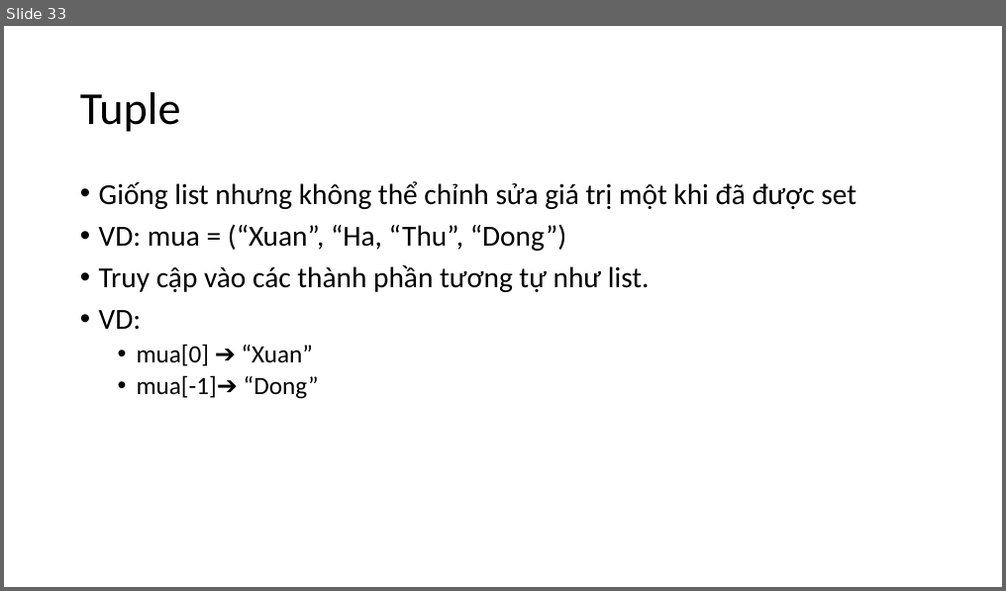
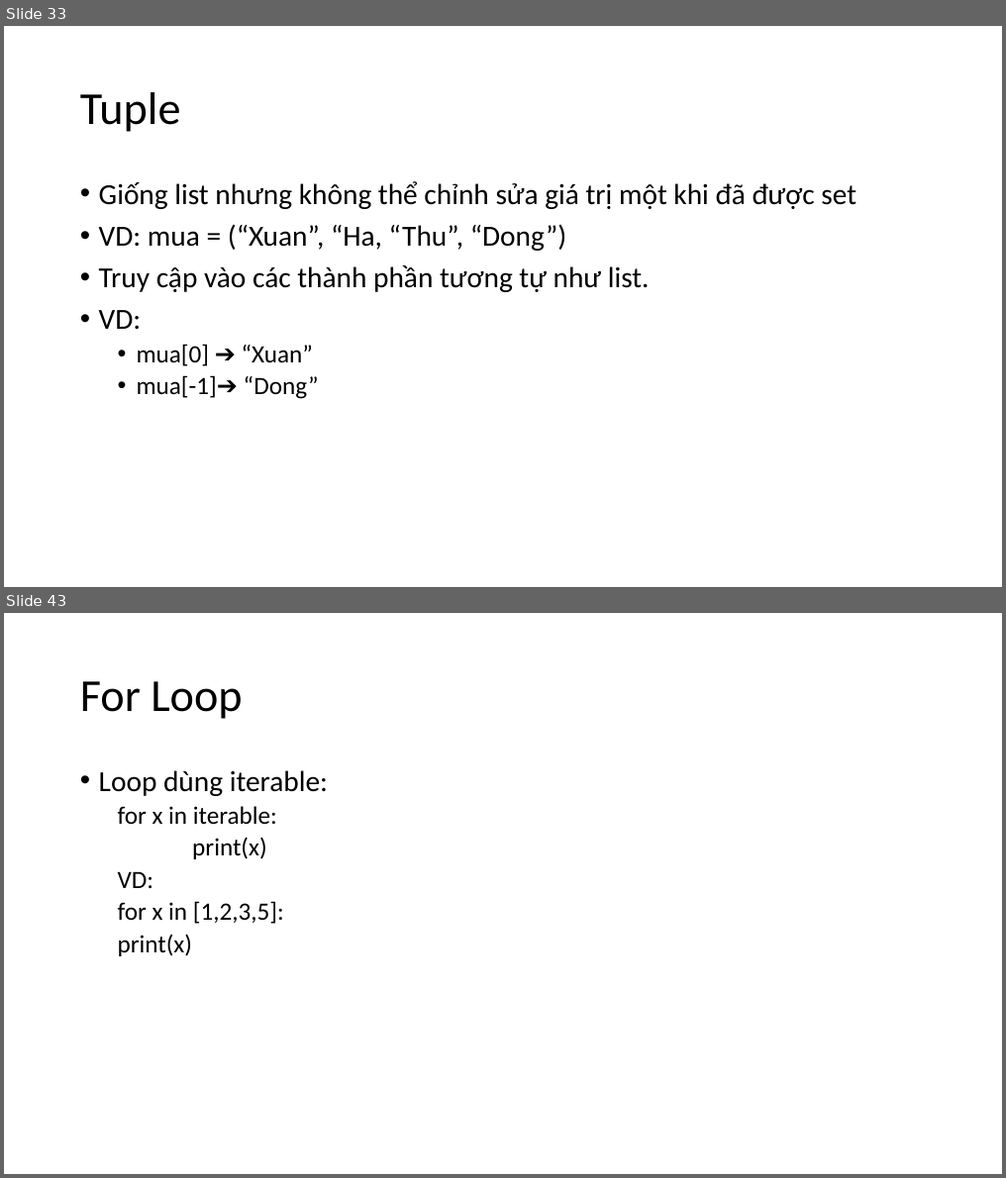
Before and after one commit to levinhhoang16/PyOpenCVCourse, a slide deck: Lecture/PythonCoban.pptx. Shown one above the other, each under a label of ours: slide 33 before the commit, slides 33 and 43 after it; the slides between them are not shown. The pictures are 1006x591 and 1006x1178 pixels, drawn with LibreOffice and Linux fonts; fonts in the diff are those of the drawing. Boxes give left, top, right and bottom in pixels: in the first picture for what was removed or moved away, otherwise in the second. Text is boxed around its words. In the diff, an @@ line names an element or a change of style, - is before the commit and + after.

```diff
--- a/Lecture/PythonCoban.pptx
+++ b/Lecture/PythonCoban.pptx
@@ slide 43 added at [4, 613, 1002, 1174], background #FFFFFF @@
@@ title added at [80, 681, 242, 719], 44 pt, text #000000 @@
+For Loop
@@ text added at [99, 770, 328, 957], 24 pt, text #000000 @@
+• Loop dùng iterable:
+  for x in iterable:
+  print(x)
+  VD:
+  for x in [1,2,3,5]:
+  print(x)
```
Also in this commit, not shown: 15 other slides added.
